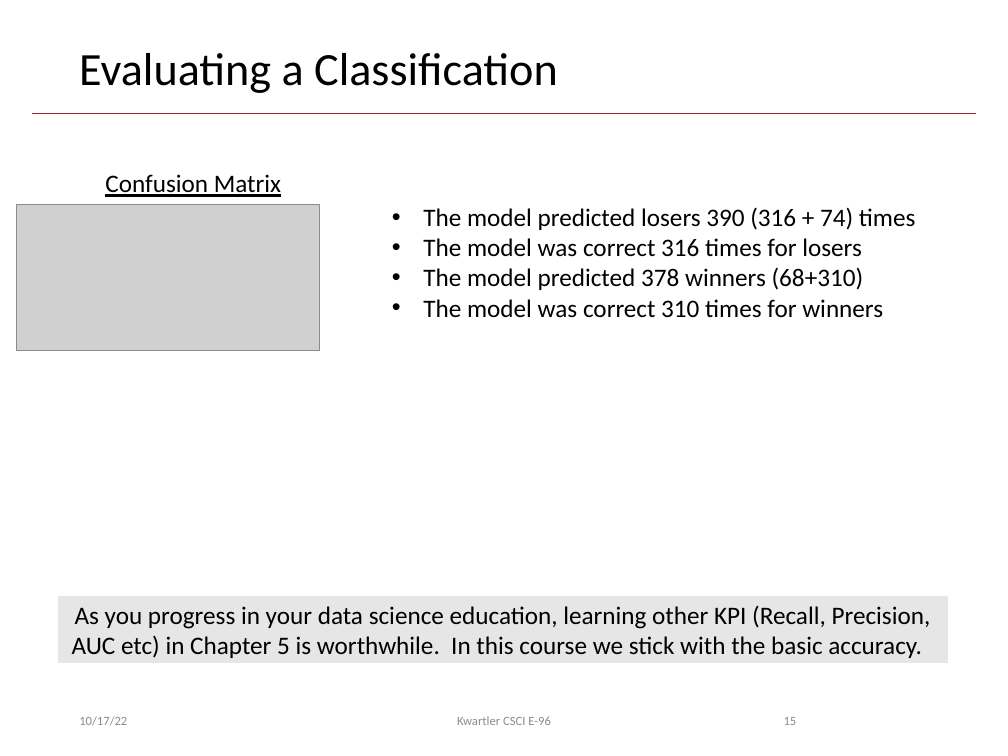
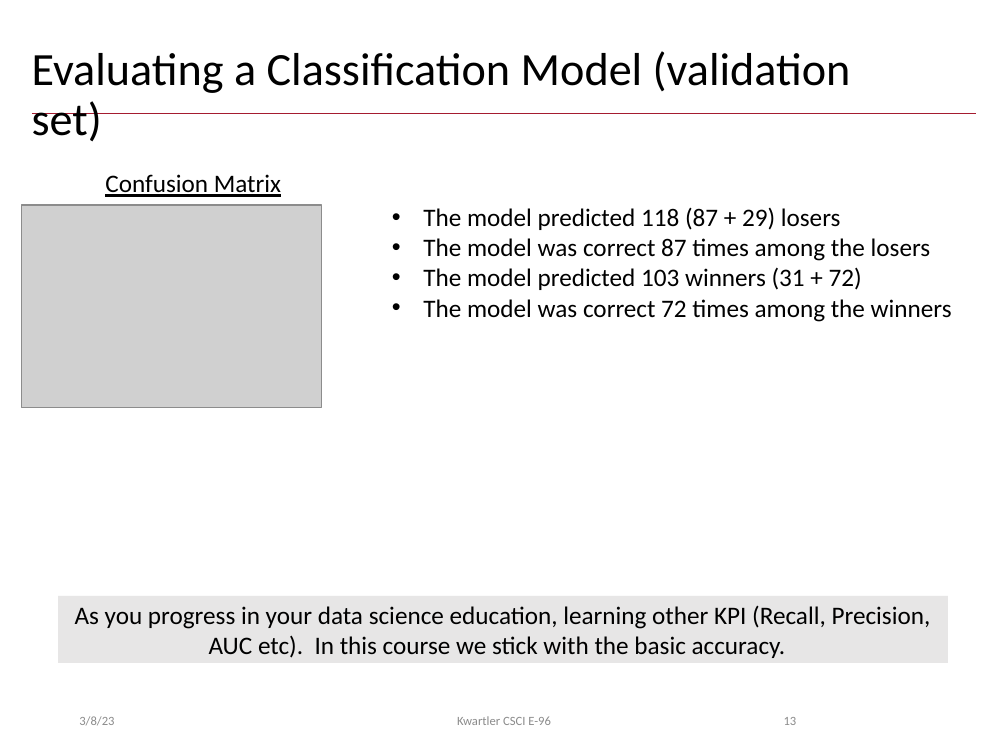
Before and after one commit to kwartler/Hult_Visualizing-Analyzing-Data-with-R, a slide deck: slide 13 of DD1/E_Mar9/B_LogReg.pptx (slide 15 before the commit). Drawn at 1008x756 pixels with LibreOffice and Linux fonts; fonts in the diff are those of the drawing; grey boxes stand for pictures; background and template pictures are left out. Boxes give left, top, right and bottom in pixels: in the first picture for what was removed or moved away, otherwise in the second. Text is boxed around its words. In the diff, an @@ line names an element or a change of style, - is before the commit and + after.

```diff
--- a/DD1/E_Mar9/B_LogReg.pptx
+++ b/DD1/E_Mar9/B_LogReg.pptx
@@ title at (32,51,851,142): text changed @@
-Evaluating a Classification
+Evaluating a Classification Model (validation set)
@@ picture: place and size @@
-picture at (16,205,320,350)
+picture at (22,205,322,407)
@@ text at (423,207,952,322): text changed @@
-• The model predicted losers 390 (316 + 74) times
-• The model was correct 316 times for losers
-• The model predicted 378 winners (68+310)
-• The model was correct 310 times for winners
+• The model predicted 118 (87 + 29) losers
+• The model was correct 87 times among the losers
+• The model predicted 103 winners (31 + 72)
+• The model was correct 72 times among the winners
@@ text in rectangle at (75,605,931,658): text changed @@
-As you progress in your data science education, learning other KPI (Recall, Precision, AUC etc) in Chapter 5 is worthwhile. In this course we stick with the basic accuracy.
+As you progress in your data science education, learning other KPI (Recall, Precision, AUC etc). In this course we stick with the basic accuracy.
@@ text at (79,716,114,725): text changed @@
-10/17/22
+3/8/23
```
Also in this commit, not shown: 14 other slides changed, 1 slide added, 6 slides removed, 1 other file.
